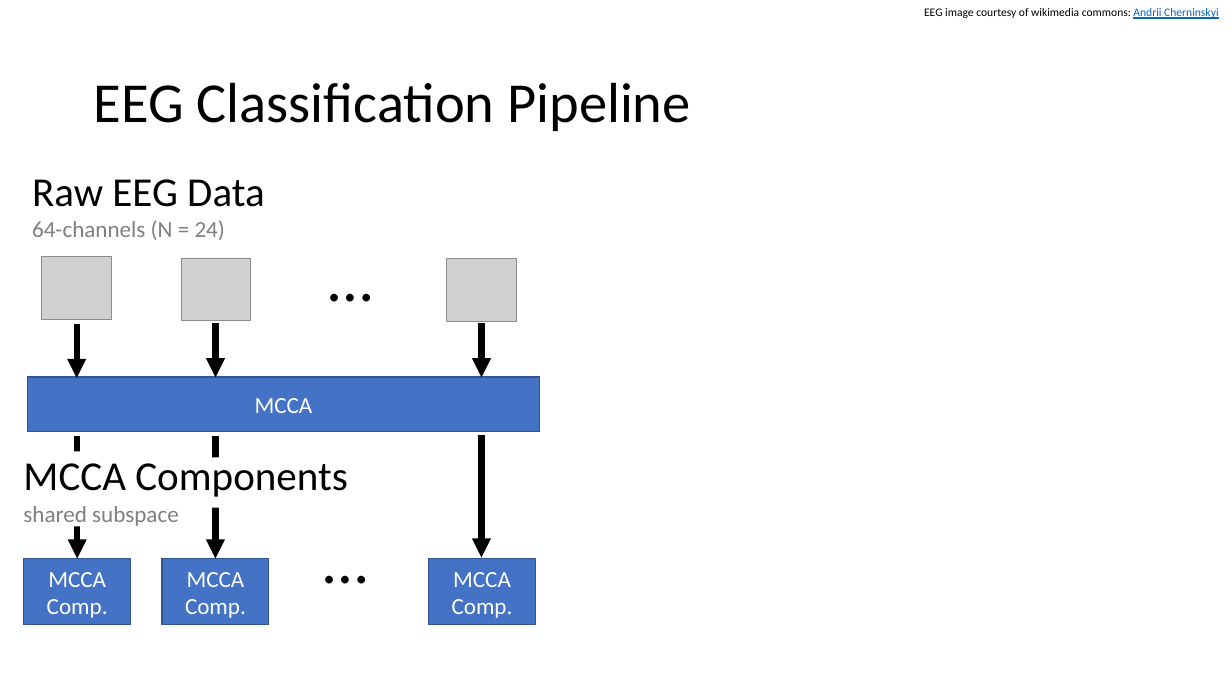
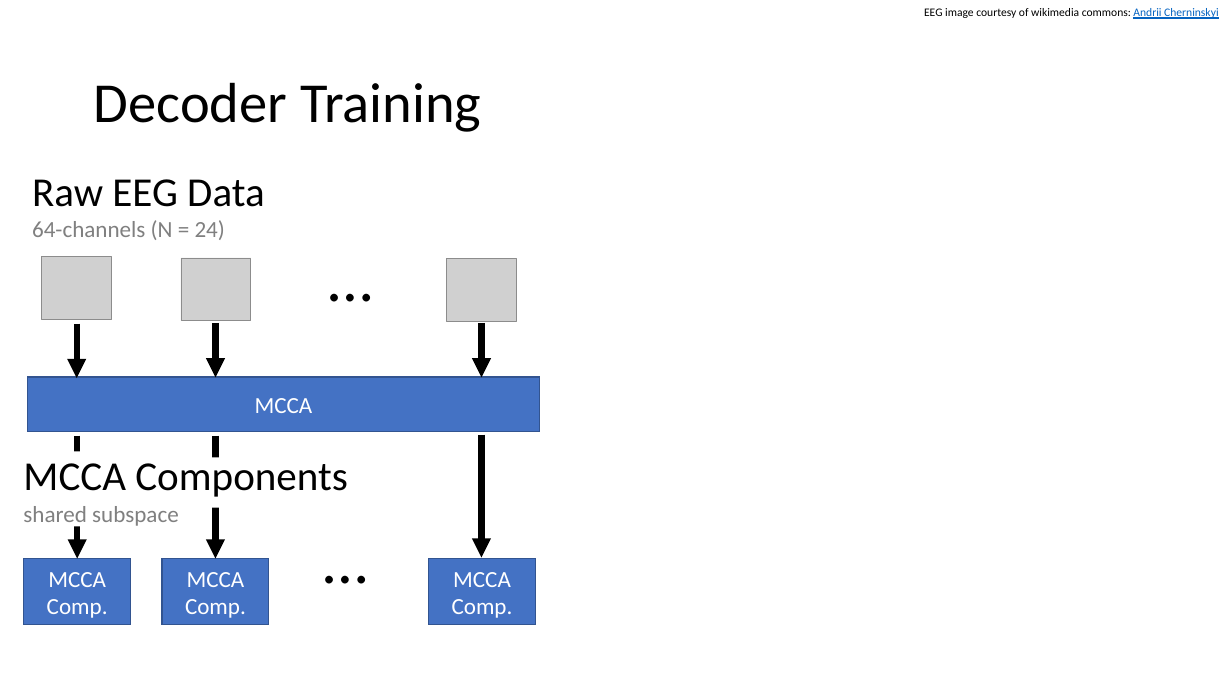
Before and after one commit to haberdashPI/german_track, a slide deck: slide 56 of presentations/ARO_2021/adapting_auditory_attention.pptx. Drawn at 1232x693 pixels with LibreOffice and Linux fonts; fonts in the diff are those of the drawing; grey boxes stand for pictures. Boxes give left, top, right and bottom in pixels: in the first picture for what was removed or moved away, otherwise in the second. Text is boxed around its words. In the diff, an @@ line names an element or a change of style, - is before the commit and + after.

```diff
--- a/presentations/ARO_2021/adapting_auditory_attention.pptx
+++ b/presentations/ARO_2021/adapting_auditory_attention.pptx
@@ title at [94,82,481,132]: text changed @@
-EEG Classification Pipeline
+Decoder Training
```
Also in this commit, not shown: 24 other slides changed, 24 slides added, 21 slides removed, 2 other files.
